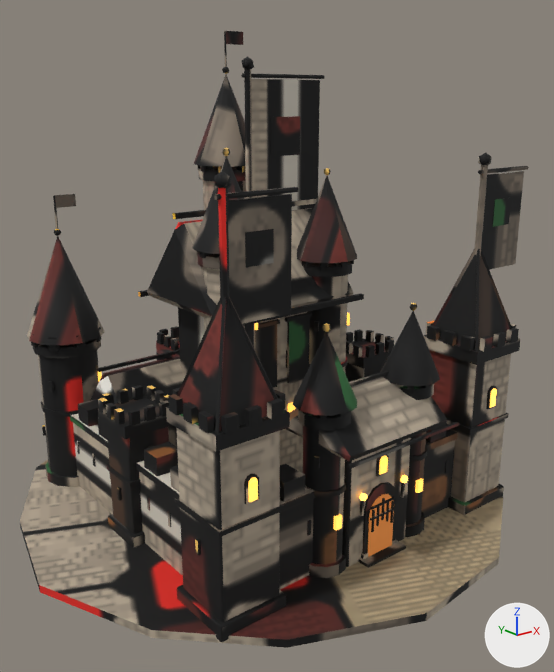
An edit to the glTF model game/assets/models/residence_dl4_red.glb, drawn before and after from the same camera.
Before and after are seen from a 50 mm camera at (-1.49, -1.94, 1.32) aimed at (0.0, -0.08, 0.58). The axes (+X, +Y, +Z) are drawn at lower right. The lights are the same throughout. The picture after the commit comes second. Vertices at exactly the same position are counted once.

The scene before the commit, as lines of its bpy script (objects in view):
```python
me_m = bpy.data.meshes.new('m')
me_m.from_pydata(...)  # 4731 vertices, 7742 faces; spans x -0.86..0.82, y -0.84..0.84, z -0.01..1.52
# faces by material slot: [6846, 768, 56, 72]
me_m.materials.append(mat_baked)  # picture img_bake
me_m.materials.append(mat_win_lit)  # orange #ffcf6b, glowing orange #ffb84a
me_m.materials.append(mat_gate_glow)  # brown #8a5426, glowing brown #9d5c26
me_m.materials.append(mat_glow_torch)  # orange #ffb347, glowing orange #ffb347
ob_residence_dl4_red = bpy.data.objects.new('residence_dl4_red', me_m)
ob_residence_dl4_red.location = (0.0, 0.0, 0.0)
```
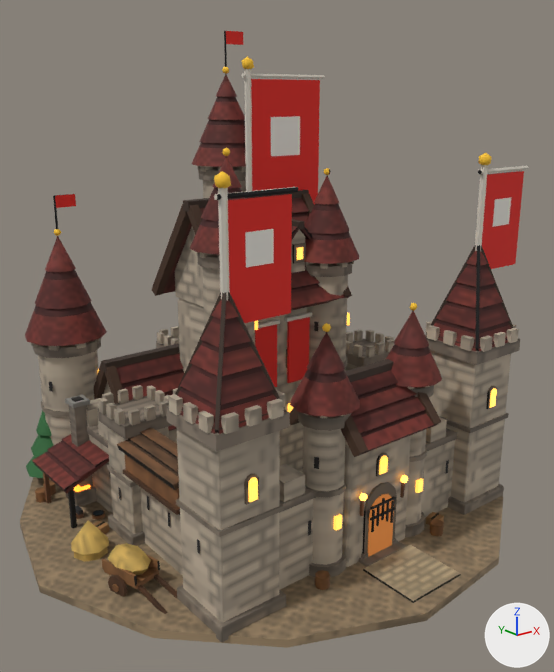
Boxes (x1, y1, x2, y2) around the edits, measured in the pictures (554 x 672 px; the box of a moved part takes in the faces that stretch with it):
part 1 of me_m, added (brown): after (125, 454, 180, 509)
part 2 of me_m, moved or reshaped (not visible before): after (123, 469, 180, 515)
part 3 of me_m, moved or reshaped (not visible afterwards): before (97, 349, 180, 372)
part 4 of me_m, moved or reshaped (not visible afterwards): before (349, 371, 389, 386)
part 5 of me_m, moved or reshaped (not visible afterwards): before (243, 293, 364, 326)
part 6 of me_m, moved or reshaped (not visible afterwards): before (348, 422, 459, 469)
part 7 of me_m, rebuilt: before (147, 208, 354, 318); after (163, 222, 348, 310)
part 8 of me_m, rebuilt: before (286, 377, 447, 461); after (362, 425, 435, 454)
part 9 of me_m, rebuilt (13% narrower, 10% taller): before (172, 199, 317, 219); after (183, 190, 309, 212)
part 10 of me_m, deleted (mostly hidden): before (156, 349, 172, 360)
part 11 of me_m, built on: before (27, 75, 512, 555); after (25, 74, 513, 614)
part 12 of me_m, surface changed: (20, 31, 529, 648) in both

Diff of the bpy script that builds the scene:
```diff
--- a/game/assets/models/residence_dl4_red.glb.py
+++ b/game/assets/models/residence_dl4_red.glb.py
@@ mat_glow_forge @@
+mat_glow_forge = principled_material('glow_forge')
+mat_glow_forge.base_color = (1.0, 0.254, 0.0232)  # orange #ff8a2a
+mat_glow_forge.roughness = 0.4
+mat_glow_forge.emission_color = (1.0, 0.254, 0.0232)  # orange #ff8a2a
+mat_glow_forge.emission_strength = 3.0
@@ me_m @@
 # used by ob_residence_dl4_red; location = (0.0, 0.0, 0.0)
-me_m.from_pydata(...)  # 4731 vertices, 7742 faces; spans x -0.86..0.82, y -0.84..0.84, z -0.01..1.52
+me_m.from_pydata(...)  # 6360 vertices, 9135 faces; spans x -0.86..0.82, y -0.84..0.84, z -0.01..1.52
+# me_m part 1: a new loose piece, a box spanning x -0.568..-0.514, y -0.37..-0.08, z 0.27..0.34, in mat_baked (picture img_bake)
+# me_m part 2: the loose piece of 8 vertices spanning x -0.45..-0.06, y 0.14..0.15, z 0.27..0.28 is turned 90 degrees about the z axis through its middle and scaled by 0.765, then moved by (-0.31, -0.37, -0.01)
+# me_m part 3: the loose piece of 8 vertices spanning x -0.45..-0.06, y 0.29..0.31, z 0.45..0.46 is multiplied about its middle by the matrix ((-0.114, 0.0, 0.155), (0.0, -0.192, 0.0), (0.155, 0.0, 0.114)), then moved by (-0.28, -0.39, -0.21)
+# me_m part 4: the loose piece of 8 vertices spanning x -0.22..0.22, y -0.48, z 0.54..0.55 is turned -53.7 degrees about the y axis through its middle and scaled by 0.17, then moved by (0.54, 0.12, -0.3)
+# me_m part 5: the loose piece of 8 vertices spanning x -0.25..0.33, y -0.14..-0.12, z 0.66..0.67 is turned -53.7 degrees about the y axis through its middle and scaled by 0.129, then moved by (0.5, -0.1, -0.43)
+# me_m part 6: the loose piece of 8 vertices spanning x -0.22..0.22, y -0.65, z 0.4..0.41 is turned -53.7 degrees about the y axis through its middle and scaled by 0.17, then moved by (0.54, 0.56, -0.16)
+# me_m part 7: the loose piece of 18 vertices spanning x -0.25..0.33, y -0.11..0.35, z 0.66..0.94 is rebuilt with 14 vertices and now spans x -0.2..0.28, y -0.11..0.35, z 0.66..0.99
+# me_m part 8: the loose piece of 18 vertices spanning x -0.22..0.22, y -0.63..-0.33, z 0.4..0.52 is rebuilt with 14 vertices and now spans x -0.16..0.16, y -0.62..-0.34, z 0.4..0.56
+# me_m part 9: the loose piece of 8 vertices spanning x -0.25..0.33, y 0.11..0.13, z 0.95..0.97 is rebuilt with 8 vertices and now spans x -0.21..0.29, y 0.1..0.14, z 0.97..1.01
+# me_m part 10: 7 loose pieces with 64 vertices, spanning x -0.38..-0.1, y 0.27..0.42, z 0.14..0.45, are deleted
+# me_m part 11: 85 vertices moved within x -0.58..0.58, y -0.58..0.49, z 0.14..1.1; 283 vertices removed from x -0.61..0.61, y -0.59..0.61, z 0.14..1.1; 1944 vertices added at x -0.73..0.71, y -0.79..0.62, z 0.0..1.33
+# me_m part 12: 6094 kept faces spanning x -0.86..0.82, y -0.84..0.84, z -0.01..1.52 get new texture (UV) coordinates
+# other edits to the shape of me_m do not show in these pictures
 me_m.materials.append(mat_baked)
@@ me_m @@
 me_m.materials.append(mat_glow_torch)
+me_m.materials.append(mat_glow_forge)  # orange #ff8a2a, glowing orange #ff8a2a
```
